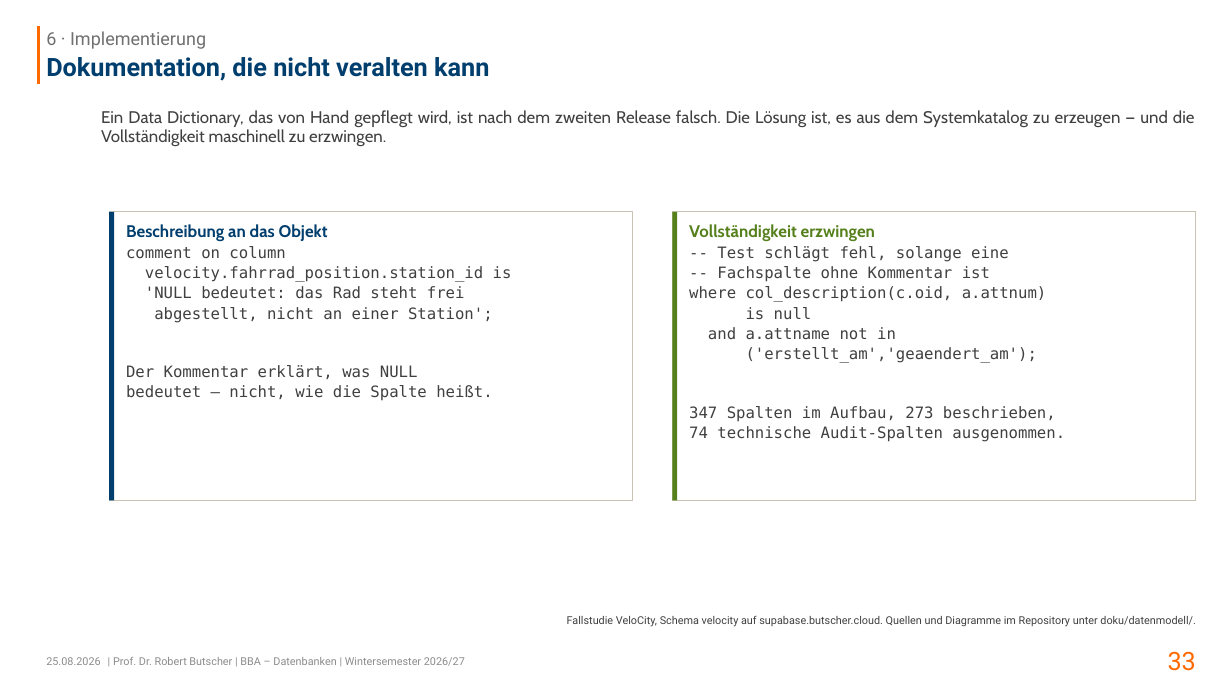
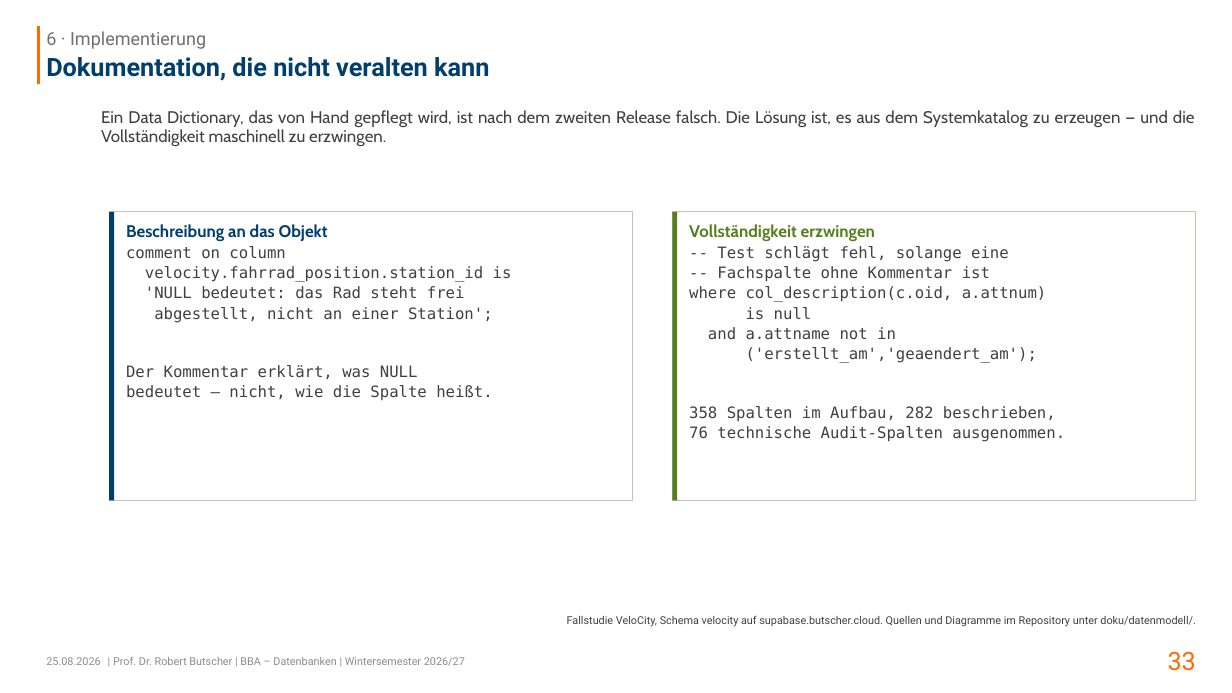
Before and after one commit to swrobuts/velocity-fallstudie, a slide deck: slide 33 of slides/velocity-datenbankentwurf.pptx. Drawn at 1232x693 pixels with LibreOffice and Linux fonts; fonts in the diff are those of the drawing. Boxes give left, top, right and bottom in pixels: in the first picture for what was removed or moved away, otherwise in the second. Text is boxed around its words. In the diff, an @@ line names an element or a change of style, - is before the commit and + after.

```diff
--- a/slides/velocity-datenbankentwurf.pptx
+++ b/slides/velocity-datenbankentwurf.pptx
@@ text at bbox=[689, 406, 1065, 442]: text changed @@
-347 Spalten im Aufbau, 273 beschrieben,
-74 technische Audit-Spalten ausgenommen.
+358 Spalten im Aufbau, 282 beschrieben,
+76 technische Audit-Spalten ausgenommen.
```
Also in this commit, not shown: 4 other slides changed, 5 other files.
